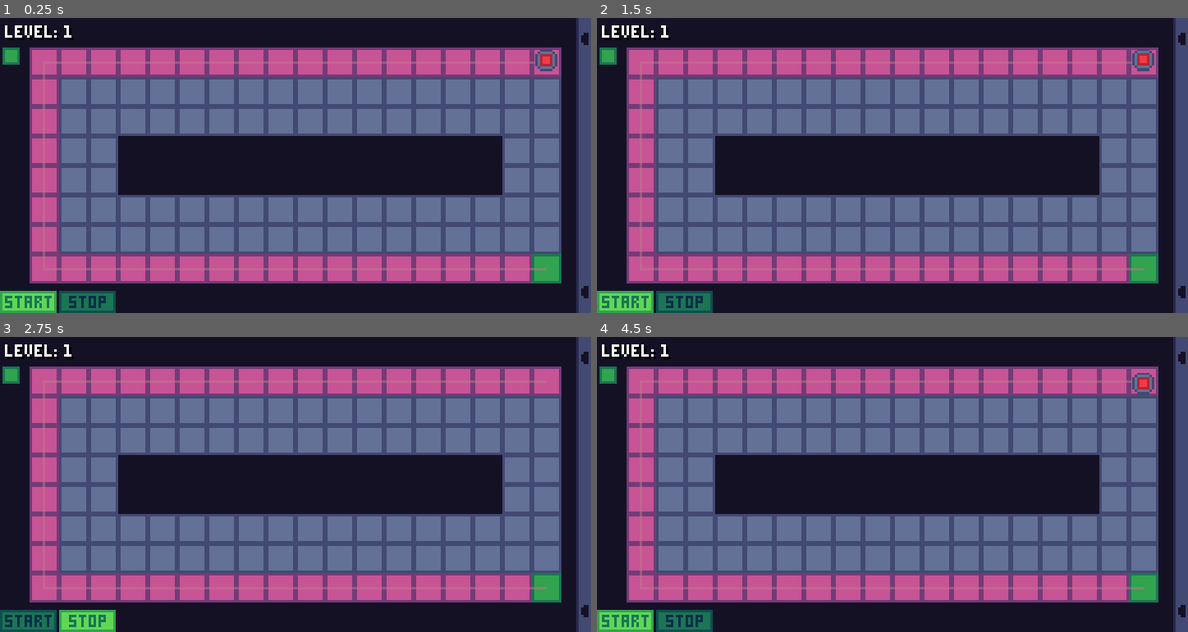
Above: before the commit, frames 1-4 (two rows, left to right).
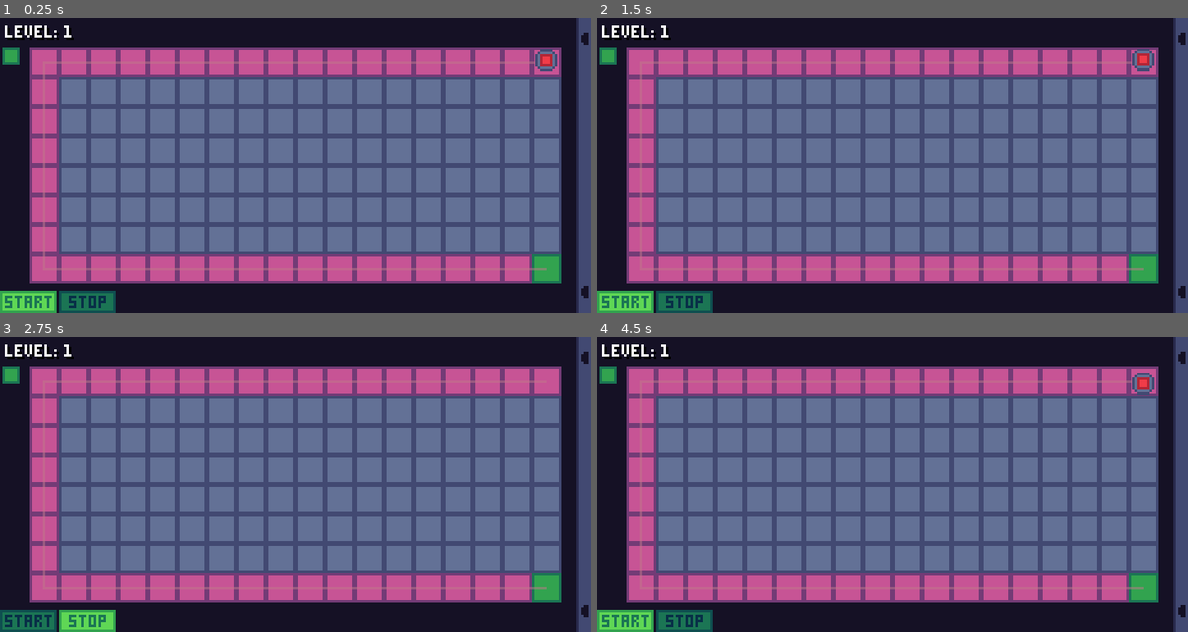
Above: after the commit, the same moments.

Repository: mariothedog/brackeys-game-jam
Game: Godot game, scene res://main/main.tscn
The game is run twice, just before and just after one commit, with the same random seed, the same clock (stepped at 60 frames per second) and the same inputs.
Inputs (mouse positions are in pixels of both pictures, inside the frame that each line leads up to):
- Up to frame 1 (0.25 s): no input
- Up to frame 2 (1.5 s): click (626, 301) at 0.5 s; click (685, 301) at 1.25 s
- Up to frame 3 (2.75 s): click (29, 620) at 2 s
- Up to frame 4 (4.5 s): click (685, 620) at 2.75 s; click (626, 620) at 3.5 s; click (685, 620) at 4.25 s

The runs differ from the first frame. In frame 1, 13% of the frame differs, in the area x 20-85%, y 40-60%; in frame 2, 13%; in frame 3, 13%; in frame 4, 13%.

Commit message:
Make level_debug level_0

Diff:
--- a/src/levels/level_editor/level_editor.gd
+++ b/src/levels/level_editor/level_editor.gd
@@ -3,7 +3,7 @@
 
 const FORMAT_PATH := "res://levels/resources//level_%s.tres"
 
-export var level_name := "debug"
+export var level_num := 0
 export (int, 1, 100) var num_lives := 1
 export (int, 1, 100) var num_turrets := 1
 export (int, 0, 1000) var num_enemies := 1
@@ -107,7 +107,7 @@
 	data.num_turrets = num_turrets
 	data.num_enemies = num_enemies
 # warning-ignore:return_value_discarded
-	ResourceSaver.save(FORMAT_PATH % level_name, data)
+	ResourceSaver.save(FORMAT_PATH % level_num, data)
 
 
 func _sort_tile_ids(a, b):
--- a/src/levels/level_editor/level_editor.tscn
+++ b/src/levels/level_editor/level_editor.tscn
@@ -9,9 +9,6 @@
 format = 1
 tile_data = PoolIntArray( 0, 1, 0, 1, 1, 0, 2, 1, 0, 3, 1, 0, 4, 1, 0, 5, 1, 0, 6, 1, 0, 7, 1, 0, 8, 1, 0, 9, 1, 0, 10, …(2597 unchanged characters)…
 script = ExtResource( 1 )
-level_name = "1"
-num_lives = 1
+level_num = 2
 num_turrets = 2
 num_enemies = 10
-create_level = false
-clear_level = false
--- a/src/levels/resources/level_0.tres
+++ b/src/levels/resources/level_0.tres
@@ -5,13 +5,21 @@
 [resource]
 script = ExtResource( 1 )
 tiles = {
-0: PoolVector2Array( 2, 2, 3, 2, 4, 2, 5, 2, 6, 2, 7, 2, 8, 2, 9, 2, 10, 2, 11, 2, 12, 2, 13, 2, 14, 2, 15, 2, 16, 2, 17, 2, 18, 2, 2, 3, 3, 3, 4, 3, 5, 3, 6, 3, 7, 3, 8, 3, 9, 3, 10, 3, 11, 3, 12, 3, 13, 3, 14, 3, 15, 3, 16, 3, 17, 3, 18, 3, 2, 4, 3, 4, 17, 4, 18, 4, 2, 5, 3, 5, 17, 5, 18, 5, 2, 6, 3, 6, 4, 6, 5, 6, 6, 6, 7, 6, 8, 6, 9, 6, 10, 6, 11, 6, 12, 6, 13, 6, 14, 6, 15, 6, 16, 6, 17, 6, 18, 6, 2, 7, 3, 7, 4, 7, 5, 7, 6, 7, 7, 7, 8, 7, 9, 7, 10, 7, 11, 7, 12, 7, 13, 7, 14, 7, 15, 7, 16, 7, 17, 7, 18, 7 ),
-1: PoolVector2Array( 0, 0, 1, 0, 2, 0, 3, 0, 4, 0, 5, 0, 6,  …(96 unchanged characters)…  19, 1, 0, 2, 19, 2, 0, 3, 19, 3, 0, 4, 4, 4, 5, 4, 6, 4, 7, 4, 8, 4, 9, 4, 10, 4, 11, 4, 12, 4, 13, 4, 14, 4, 15, 4, 16, 4, 19, 4, 0, 5, 4, 5, 5, 5, 6, 5, 7, 5, 8, 5, 9, 5, 10, 5, 11, 5, 12, 5, 13, 5, 14, 5, 15, 5, 16, 5, 19, 5, 0, 6, 19, 6, 0, 7, 19, 7, 0, …(142 unchanged characters)…
-2: PoolVector2Array( 1, 1, 2, 1, 3, 1, 4, 1, 5, 1, 6, 1, 7, 1, 8, 1, 9, 1, 10, 1, 11, 1, 12, 1, 13, 1, 14, 1, 15, 1, 16, 1, 17, 1, 1, 2, 1, 3, 1, 4, 1, 5, 1, 6, 1, 7, 1, 8, 2, 8, 3, 8, 4, 8, 5, 8, 6, 8, 7, 8, 8, 8, 9, 8, 10, 8, 11, 8, 12, 8, 13, 8, 14, 8, 15, 8, 16, 8, 17, 8 ),
-3: PoolVector2Array( 18, 1 ),
-8: PoolVector2Array( 18, 8 )
+0: PoolVector2Array( 1, 1, 2, 1, 3, 1, 4, 1, 5, 1, 6, 1, 7, 1, 8, 1, 9, 1, 10, 1, 11, 1, 12, 1, 13, 1, 14, 1, 15, 1, 16, 1, 17, 1, 18, 1, 1, 2, 2, 2, 3, 2, 4, 2, 5, 2, 6, 2, 7, 2, 8, 2, 9, 2, 16, 2, 17, 2, 18, 2, 1, 3, 2, 3, 3, 3, 11, 3, 12, 3, 13, 3, 14, 3, 15, 3, 16, 3, 17, 3, 18, 3, 1, 4, 2, 4, 3, 4, 4, 4, 5, 4, 6, 4, 7, 4, 9, 4, 10, 4, 14, 4, 16, 4, 18, 4, 1, 5, 2, 5, 4, 5, 5, 5, 7, 5, 9, 5, 10, 5, 11, 5, 13, 5, 14, 5, 16, 5, 18, 5, 1, 6, 2, 6, 7, 6, 9, 6, 10, 6, 14, 6, 18, 6, 1, 7, 2, 7, 3, 7, 4, 7, 5, 7, 7, 7, 8, 7, 9, 7, 10, 7, 11, 7, 13, 7, 14, 7, 15, 7, 16, 7, 17, 7, 18, 7, 1, 8, 2, 8, 3, 8, 4, 8, 5, 8, 6, 8, 7, 8, 15, 8, 16, 8, 17, 8, 18, 8 ),
+1: PoolVector2Array( 0, 0, 1, 0, 2, 0, 3, 0, 4, 0, 5, 0, 6,  …(96 unchanged characters)…  19, 1, 0, 2, 19, 2, 0, 3, 19, 3, 0, 4, 19, 4, 0, 5, 19, 5, 0, 6, 19, 6, 0, 7, 19, 7, 0, …(142 unchanged characters)…
+2: PoolVector2Array( 10, 2, 11, 2, 12, 2, 13, 2, 14, 2, 5, 3, 6, 3, 7, 3, 8, 3, 9, 3, 10, 3, 8, 4, 12, 4, 8, 5, 12, 5, 15, 5, 17, 5, 3, 6, 4, 6, 5, 6, 6, 6, 12, 6, 15, 6, 16, 6, 17, 6, 12, 7, 9, 8, 10, 8, 11, 8, 12, 8, 13, 8 ),
+3: PoolVector2Array( 8, 6 ),
+4: PoolVector2Array( 3, 5 ),
+5: PoolVector2Array( 17, 4 ),
+6: PoolVector2Array( 4, 3 ),
+7: PoolVector2Array( 8, 8 ),
+8: PoolVector2Array( 15, 2, 11, 4, 15, 4, 6, 5 ),
+9: PoolVector2Array( 13, 4, 6, 7 ),
+10: PoolVector2Array( 11, 6 ),
+11: PoolVector2Array( 13, 6 ),
+12: PoolVector2Array( 14, 8 )
 }
-enemy_paths = [ PoolVector2Array( 18, 1, 17, 1, 16, 1, 15, 1, 14, 1, 13, 1, 12, 1, 11, 1, 10, 1, 9, 1, 8, 1, 7, 1, 6, 1, 5, 1, 4, 1, 3, 1, 2, 1, 1, 1, 1, 2, 1, 3, 1, 4, 1, 5, 1, 6, 1, 7, 1, 8, 2, 8, 3, 8, 4, 8, 5, 8, 6, 8, 7, 8, 8, 8, 9, 8, 10, 8, 11, 8, 12, 8, 13, 8, 14, 8, 15, 8, 16, 8, 17, 8, 18, 8 ) ]
-num_lives = 1
-num_turrets = 3
-num_enemies = 5
+enemy_paths = [ PoolVector2Array( 8, 6, 8, 5, 8, 4, 8, 3, 9, 3, 10, 3, 10, 2, 11, 2, 12, 2, 13, 2, 14, 2, 15, 2 ), PoolVector2Array( 3, 5, 3, 6, 4, 6, 5, 6, 6, 6, 6, 5 ), PoolVector2Array( 3, 5, 3, 6, 4, 6, 5, 6, 6, 6, 6, 7 ), PoolVector2Array( 17, 4, 17, 5, 17, 6, 16, 6, 15, 6, 15, 5, 15, 4 ), PoolVector2Array( 4, 3, 5, 3, 6, 3, 7, 3, 8, 3, 9, 3, 10, 3, 10, 2, 11, 2, 12, 2, 13, 2, 14, 2, 15, 2 ), PoolVector2Array( 8, 8, 9, 8, 10, 8, 11, 8, 12, 8, 12, 7, 12, 6, 12, 5, 12, 4, 11, 4 ), PoolVector2Array( 8, 8, 9, 8, 10, 8, 11, 8, 12, 8, 12, 7, 12, 6, 12, 5, 12, 4, 13, 4 ), PoolVector2Array( 8, 8, 9, 8, 10, 8, 11, 8, 12, 8, 12, 7, 12, 6, 11, 6 ), PoolVector2Array( 8, 8, 9, 8, 10, 8, 11, 8, 12, 8, 12, 7, 12, 6, 13, 6 ), PoolVector2Array( 8, 8, 9, 8, 10, 8, 11, 8, 12, 8, 13, 8, 14, 8 ) ]
+num_lives = 2
+num_turrets = 16
+num_enemies = 15
--- a/src/levels/resources/level_1.tres
+++ b/src/levels/resources/level_1.tres
@@ -5,13 +5,13 @@
 [resource]
 script = ExtResource( 1 )
 tiles = {
-0: PoolVector2Array( 2, 2, 3, 2, 4, 2, 2, 3, 3, 3, 2, 4, 3, 4, 2, 5, 3, 5, 2, 6, 3, 6, 2, 7, 3, 7 ),
-1: PoolVector2Array( 0, 0, 1, 0, 2, 0, 3, 0, 4, 0, 5, 0, 6,  …(70 unchanged characters)… 17, 0, 18, 0, 19, 0, 0, 1, 19, 1, 0, 2, 5, 2, 6, 2, 7, 2, 8, 2, 9, 2, 10, 2, 11, 2, 12, 2, 13, 2, 14, 2, 15, 2, 16, 2, 17, 2, 18, 2, 19, 2, 0, 3, 19, 3, 0, 4, 5, 4, 6, 4, 7, 4, 8, 4, 9, 4, 10, 4, 11, 4, 12, 4, 13, 4, 14, 4, 15, 4, 16, 4, 17, 4, 19, 4, 0, 5, 5, 5, 6, 5, 7, 5, 8, 5, 9, 5, 10, 5, 11, 5, 12, 5, 13, 5, 14, 5, 15, 5, 16, 5, 17, 5, 19, 5, 0, 6, 5, 6, 6, 6, 7, 6, 8, 6, 9, 6, 10, 6, 11, 6, 12, 6, 13, 6, 14, 6, 15, 6, 16, 6, 17, 6, 19, 6, 0, 7, 5, 7, 6, 7, 7, 7, 8, 7, 9, 7, 10, 7, 11, 7, 12, 7, 13, 7, 14, 7, 15, 7, 16, 7, 17, 7, 19, 7, 0, 8, 5, 8, 6, 8, 7, 8, 8, 8, 9, 8, 10, 8, 11, 8, 12, 8, 13, 8, 14, 8, 15, 8, 16, 8, 17, 8, 19, 8, 0, 9, 1, 9, 2, 9, 3, 9, 4, 9 …(103 unchanged characters)…
-2: PoolVector2Array( 1, 1, 2, 1, 3, 1, 4, 1, 5, 1, 6, 1, 7, 1, 8, 1, 9, 1, 10, 1, 11, 1, 12, 1, 13, 1, 14, 1, 15, 1, 16, 1, 17, 1, 1, 2, 1, 3, 4, 3, 5, 3, 6, 3, 7, 3, 8, 3, 9, 3, 10, 3, 11, 3, 12, 3, 13, 3, 14, 3, 15, 3, 16, 3, 17, 3, 18, 3, 1, 4, 4, 4, 18, 4, 1, 5, 4, 5, 18, 5, 1, 6, 4, 6, 18, 6, 1, 7, 4, 7, 18, 7, 1, 8, 2, 8, 3, 8, 4, 8 ),
+0: PoolVector2Array( 2, 2, 3, 2, 4, 2, 5, 2, 6, 2, 7, 2, 8, 2, 9, 2, 10, 2, 11, 2, 12, 2, 13, 2, 14, 2, 15, 2, 16, 2, 17, 2, 18, 2, 2, 3, 3, 3, 4, 3, 5, 3, 6, 3, 7, 3, 8, 3, 9, 3, 10, 3, 11, 3, 12, 3, 13, 3, 14, 3, 15, 3, 16, 3, 17, 3, 18, 3, 2, 4, 3, 4, 4, 4, 5, 4, 6, 4, 7, 4, 8, 4, 9, 4, 10, 4, 11, 4, 12, 4, 13, 4, 14, 4, 15, 4, 16, 4, 17, 4, 18, 4, 2, 5, 3, 5, 4, 5, 5, 5, 6, 5, 7, 5, 8, 5, 9, 5, 10, 5, 11, 5, 12, 5, 13, 5, 14, 5, 15, 5, 16, 5, 17, 5, 18, 5, 2, 6, 3, 6, 4, 6, 5, 6, 6, 6, 7, 6, 8, 6, 9, 6, 10, 6, 11, 6, 12, 6, 13, 6, 14, 6, 15, 6, 16, 6, 17, 6, 18, 6, 2, 7, 3, 7, 4, 7, 5, 7, 6, 7, 7, 7, 8, 7, 9, 7, 10, 7, 11, 7, 12, 7, 13, 7, 14, 7, 15, 7, 16, 7, 17, 7, 18, 7 ),
+1: PoolVector2Array( 0, 0, 1, 0, 2, 0, 3, 0, 4, 0, 5, 0, 6,  …(70 unchanged characters)… 17, 0, 18, 0, 19, 0, 0, 1, 19, 1, 0, 2, 19, 2, 0, 3, 19, 3, 0, 4, 19, 4, 0, 5, 19, 5, 0, 6, 19, 6, 0, 7, 19, 7, 0, 8, 19, 8, 0, 9, 1, 9, 2, 9, 3, 9, 4, 9 …(103 unchanged characters)…
+2: PoolVector2Array( 1, 1, 2, 1, 3, 1, 4, 1, 5, 1, 6, 1, 7, 1, 8, 1, 9, 1, 10, 1, 11, 1, 12, 1, 13, 1, 14, 1, 15, 1, 16, 1, 17, 1, 1, 2, 1, 3, 1, 4, 1, 5, 1, 6, 1, 7, 1, 8, 2, 8, 3, 8, 4, 8, 5, 8, 6, 8, 7, 8, 8, 8, 9, 8, 10, 8, 11, 8, 12, 8, 13, 8, 14, 8, 15, 8, 16, 8, 17, 8 ),
 3: PoolVector2Array( 18, 1 ),
 8: PoolVector2Array( 18, 8 )
 }
-enemy_paths = [ PoolVector2Array( 18, 1, 17, 1, 16, 1, 15, 1 …(111 unchanged characters)…  5, 1, 6, 1, 7, 1, 8, 2, 8, 3, 8, 4, 8, 4, 7, 4, 6, 4, 5, 4, 4, 4, 3, 5, 3, 6, 3, 7, 3, 8, 3, 9, 3, 10, 3, 11, 3, 12, 3, 13, 3, 14, 3, 15, 3, 16, 3, 17, 3, 18, 3, 18, 4, 18, 5, 18, 6, 18, 7, 18, 8 ) ]
+enemy_paths = [ PoolVector2Array( 18, 1, 17, 1, 16, 1, 15, 1 …(111 unchanged characters)…  5, 1, 6, 1, 7, 1, 8, 2, 8, 3, 8, 4, 8, 5, 8, 6, 8, 7, 8, 8, 8, 9, 8, 10, 8, 11, 8, 12, 8, 13, 8, 14, 8, 15, 8, 16, 8, 17, 8, 18, 8 ) ]
 num_lives = 1
-num_turrets = 2
-num_enemies = 10
+num_turrets = 3
+num_enemies = 5
--- /dev/null
+++ b/src/levels/resources/level_2.tres
@@ -0,0 +1,17 @@
+[gd_resource type="Resource" load_steps=2 format=2]
+
+[ext_resource path="res://levels/level_editor/level_data.gd" type="Script" id=1]
+
+[resource]
+script = ExtResource( 1 )
+tiles = {
+0: PoolVector2Array( 2, 2, 3, 2, 4, 2, 2, 3, 3, 3, 2, 4, 3, 4, 2, 5, 3, 5, 2, 6, 3, 6, 2, 7, 3, 7 ),
+1: PoolVector2Array( 0, 0, 1, 0, 2, 0, 3, 0, 4, 0, 5, 0, 6, 0, 7, 0, 8, 0, 9, 0, 10, 0, 11, 0, 12, 0, 13, 0, 14, 0, 15, 0, 16, 0, 17, 0, 18, 0, 19, 0, 0, 1, 19, 1, 0, 2, 5, 2, 6, 2, 7, 2, 8, 2, 9, 2, 10, 2, 11, 2, 12, 2, 13, 2, 14, 2, 15, 2, 16, 2, 17, 2, 18, 2, 19, 2, 0, 3, 19, 3, 0, 4, 5, 4, 6, 4, 7, 4, 8, 4, 9, 4, 10, 4, 11, 4, 12, 4, 13, 4, 14, 4, 15, 4, 16, 4, 17, 4, 19, 4, 0, 5, 5, 5, 6, 5, 7, 5, 8, 5, 9, 5, 10, 5, 11, 5, 12, 5, 13, 5, 14, 5, 15, 5, 16, 5, 17, 5, 19, 5, 0, 6, 5, 6, 6, 6, 7, 6, 8, 6, 9, 6, 10, 6, 11, 6, 12, 6, 13, 6, 14, 6, 15, 6, 16, 6, 17, 6, 19, 6, 0, 7, 5, 7, 6, 7, 7, 7, 8, 7, 9, 7, 10, 7, 11, 7, 12, 7, 13, 7, 14, 7, 15, 7, 16, 7, 17, 7, 19, 7, 0, 8, 5, 8, 6, 8, 7, 8, 8, 8, 9, 8, 10, 8, 11, 8, 12, 8, 13, 8, 14, 8, 15, 8, 16, 8, 17, 8, 19, 8, 0, 9, 1, 9, 2, 9, 3, 9, 4, 9, 5, 9, 6, 9, 7, 9, 8, 9, 9, 9, 10, 9, 11, 9, 12, 9, 13, 9, 14, 9, 15, 9, 16, 9, 17, 9, 18, 9, 19, 9 ),
+2: PoolVector2Array( 1, 1, 2, 1, 3, 1, 4, 1, 5, 1, 6, 1, 7, 1, 8, 1, 9, 1, 10, 1, 11, 1, 12, 1, 13, 1, 14, 1, 15, 1, 16, 1, 17, 1, 1, 2, 1, 3, 4, 3, 5, 3, 6, 3, 7, 3, 8, 3, 9, 3, 10, 3, 11, 3, 12, 3, 13, 3, 14, 3, 15, 3, 16, 3, 17, 3, 18, 3, 1, 4, 4, 4, 18, 4, 1, 5, 4, 5, 18, 5, 1, 6, 4, 6, 18, 6, 1, 7, 4, 7, 18, 7, 1, 8, 2, 8, 3, 8, 4, 8 ),
+3: PoolVector2Array( 18, 1 ),
+8: PoolVector2Array( 18, 8 )
+}
+enemy_paths = [ PoolVector2Array( 18, 1, 17, 1, 16, 1, 15, 1, 14, 1, 13, 1, 12, 1, 11, 1, 10, 1, 9, 1, 8, 1, 7, 1, 6, 1, 5, 1, 4, 1, 3, 1, 2, 1, 1, 1, 1, 2, 1, 3, 1, 4, 1, 5, 1, 6, 1, 7, 1, 8, 2, 8, 3, 8, 4, 8, 4, 7, 4, 6, 4, 5, 4, 4, 4, 3, 5, 3, 6, 3, 7, 3, 8, 3, 9, 3, 10, 3, 11, 3, 12, 3, 13, 3, 14, 3, 15, 3, 16, 3, 17, 3, 18, 3, 18, 4, 18, 5, 18, 6, 18, 7, 18, 8 ) ]
+num_lives = 1
+num_turrets = 2
+num_enemies = 10
--- a/src/levels/resources/level_debug.tres
+++ /dev/null
@@ -1,24 +0,0 @@
-[gd_resource type="Resource" load_steps=2 format=2]
-
-[ext_resource path="res://levels/level_editor/level_data.gd" type="Script" id=1]
-
-[resource]
-script = ExtResource( 1 )
-tiles = {
-0: PoolVector2Array( 1, 1, 2, 1, 3, 1, 4, 1, 5, 1, 6, 1, 7, 1, 8, 1, 9, 1, 10, 1, 11, 1, 12, 1, 13, 1, 14, 1, 15, 1, 16, 1, 17, 1, 18, 1, 1, 2, 2, 2, 3, 2, 4, 2, 5, 2, 6, 2, 7, 2, 8, 2, 9, 2, 16, 2, 17, 2, 18, 2, 1, 3, 2, 3, 3, 3, 11, 3, 12, 3, 13, 3, 14, 3, 15, 3, 16, 3, 17, 3, 18, 3, 1, 4, 2, 4, 3, 4, 4, 4, 5, 4, 6, 4, 7, 4, 9, 4, 10, 4, 14, 4, 16, 4, 18, 4, 1, 5, 2, 5, 4, 5, 5, 5, 7, 5, 9, 5, 10, 5, 11, 5, 13, 5, 14, 5, 16, 5, 18, 5, 1, 6, 2, 6, 7, 6, 9, 6, 10, 6, 14, 6, 18, 6, 1, 7, 2, 7, 3, 7, 4, 7, 5, 7, 7, 7, 8, 7, 9, 7, 10, 7, 11, 7, 13, 7, 14, 7, 15, 7, 16, 7, 17, 7, 18, 7, 1, 8, 2, 8, 3, 8, 4, 8, 5, 8, 6, 8, 7, 8, 15, 8, 16, 8, 17, 8, 18, 8 ),
-1: PoolVector2Array( 0, 0, 1, 0, 2, 0, 3, 0, 4, 0, 5, 0, 6, 0, 7, 0, 8, 0, 9, 0, 10, 0, 11, 0, 12, 0, 13, 0, 14, 0, 15, 0, 16, 0, 17, 0, 18, 0, 19, 0, 0, 1, 19, 1, 0, 2, 19, 2, 0, 3, 19, 3, 0, 4, 19, 4, 0, 5, 19, 5, 0, 6, 19, 6, 0, 7, 19, 7, 0, 8, 19, 8, 0, 9, 1, 9, 2, 9, 3, 9, 4, 9, 5, 9, 6, 9, 7, 9, 8, 9, 9, 9, 10, 9, 11, 9, 12, 9, 13, 9, 14, 9, 15, 9, 16, 9, 17, 9, 18, 9, 19, 9 ),
-2: PoolVector2Array( 10, 2, 11, 2, 12, 2, 13, 2, 14, 2, 5, 3, 6, 3, 7, 3, 8, 3, 9, 3, 10, 3, 8, 4, 12, 4, 8, 5, 12, 5, 15, 5, 17, 5, 3, 6, 4, 6, 5, 6, 6, 6, 12, 6, 15, 6, 16, 6, 17, 6, 12, 7, 9, 8, 10, 8, 11, 8, 12, 8, 13, 8 ),
-3: PoolVector2Array( 8, 6 ),
-4: PoolVector2Array( 3, 5 ),
-5: PoolVector2Array( 17, 4 ),
-6: PoolVector2Array( 4, 3 ),
-7: PoolVector2Array( 8, 8 ),
-8: PoolVector2Array( 15, 2, 11, 4, 15, 4, 6, 5 ),
-9: PoolVector2Array( 13, 4, 6, 7 ),
-10: PoolVector2Array( 11, 6 ),
-11: PoolVector2Array( 13, 6 ),
-12: PoolVector2Array( 14, 8 )
-}
-enemy_paths = [ PoolVector2Array( 8, 6, 8, 5, 8, 4, 8, 3, 9, 3, 10, 3, 10, 2, 11, 2, 12, 2, 13, 2, 14, 2, 15, 2 ), PoolVector2Array( 3, 5, 3, 6, 4, 6, 5, 6, 6, 6, 6, 5 ), PoolVector2Array( 3, 5, 3, 6, 4, 6, 5, 6, 6, 6, 6, 7 ), PoolVector2Array( 17, 4, 17, 5, 17, 6, 16, 6, 15, 6, 15, 5, 15, 4 ), PoolVector2Array( 4, 3, 5, 3, 6, 3, 7, 3, 8, 3, 9, 3, 10, 3, 10, 2, 11, 2, 12, 2, 13, 2, 14, 2, 15, 2 ), PoolVector2Array( 8, 8, 9, 8, 10, 8, 11, 8, 12, 8, 12, 7, 12, 6, 12, 5, 12, 4, 11, 4 ), PoolVector2Array( 8, 8, 9, 8, 10, 8, 11, 8, 12, 8, 12, 7, 12, 6, 12, 5, 12, 4, 13, 4 ), PoolVector2Array( 8, 8, 9, 8, 10, 8, 11, 8, 12, 8, 12, 7, 12, 6, 11, 6 ), PoolVector2Array( 8, 8, 9, 8, 10, 8, 11, 8, 12, 8, 12, 7, 12, 6, 13, 6 ), PoolVector2Array( 8, 8, 9, 8, 10, 8, 11, 8, 12, 8, 13, 8, 14, 8 ) ]
-num_lives = 2
-num_turrets = 2
--- a/src/main/main.gd
+++ b/src/main/main.gd
@@ -1,8 +1,9 @@
 extends Node
 
 const FORMAT_LEVEL_PATH := "res://levels/resources/level_%s.tres"
+const FORMAT_LEVEL_LABEL := "level: %s"
 
-var _level_num := 0
+var _level_num := 1
 var _level_data: LevelData
 var _num_enemies_left: int
 var _num_enemies_dead := 0 setget _set_num_enemies_dead
@@ -83,7 +84,7 @@
 	item.num_left = _level_data.num_turrets
 	_reset()
 	level.build_level(_level_data)
-	level_label.text = "level: %s" % (num + 1)
+	level_label.text = FORMAT_LEVEL_LABEL % num
 
 
 func _set_num_enemies_dead(value: int) -> void:
